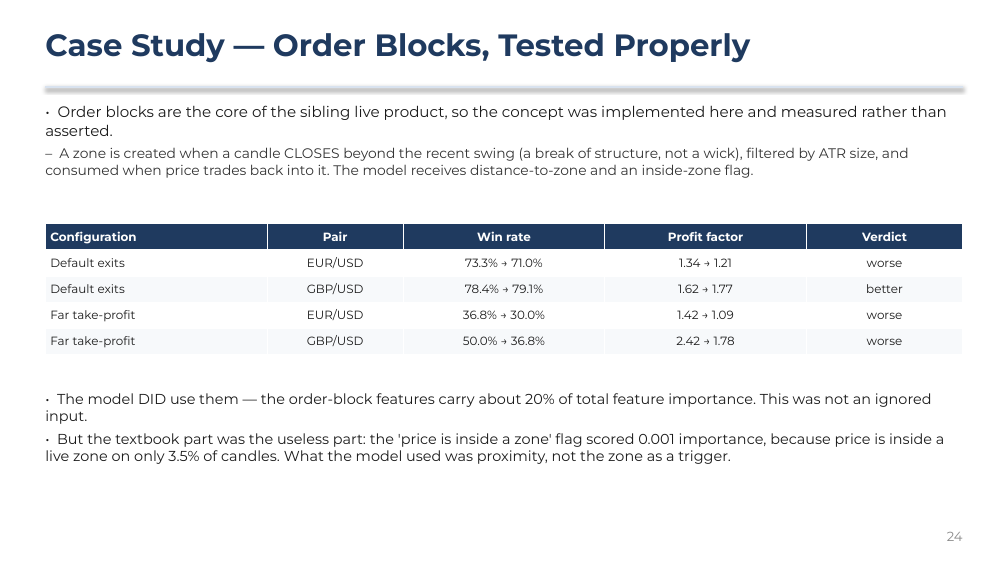
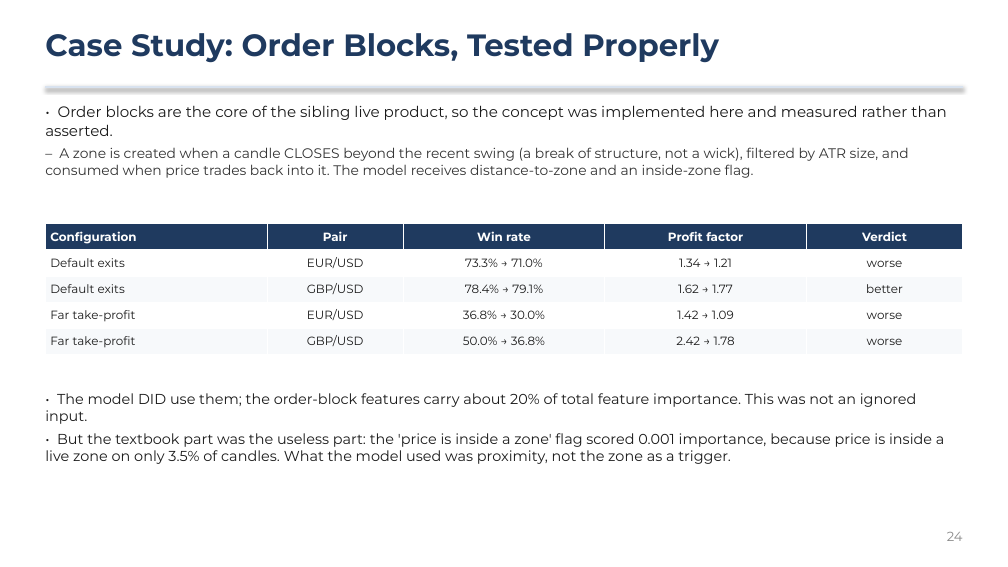
Before and after one commit to greatonical/scikit-automated-trading-system, a slide deck: slide 24 of docs/DEFENCE_PRESENTATION.pptx. Drawn at 1008x567 pixels with LibreOffice and Linux fonts; fonts in the diff are those of the drawing. Boxes give left, top, right and bottom in pixels: in the first picture for what was removed or moved away, otherwise in the second. Text is boxed around its words. In the diff, an @@ line names an element or a change of style, - is before the commit and + after.

```diff
--- a/docs/DEFENCE_PRESENTATION.pptx
+++ b/docs/DEFENCE_PRESENTATION.pptx
@@ text at (45,33,719,63): text changed @@
-Case Study — Order Blocks, Tested Properly
+Case Study: Order Blocks, Tested Properly
@@ text at (45,393,917,424): text changed @@
-• The model DID use them — the order-block features carry about 20% of total feature importance. This was not an ignored input.
+• The model DID use them; the order-block features carry about 20% of total feature importance. This was not an ignored input.
```
Also in this commit, not shown: 29 other slides changed, 2 other files.
